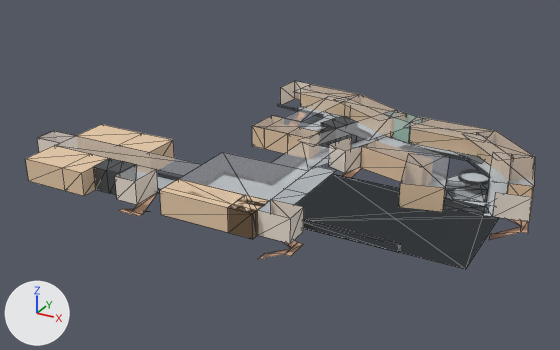
The glTF model floors/10F.glb, before and after one commit.
Camera for both pictures: a 50 mm camera at (20.3, -70.5, 39.3) aimed at (-25.1, 12.2, -2.0). Every picture has the same lights, and +X, +Y and +Z are marked at lower left. The picture after the commit comes second. Mesh edges are drawn as thin lines on the coarser meshes. Where no turn or scale is listed for an object, it has been applied to the vertices. Vertices at exactly the same position are counted once.

Objects in the first picture: 'Cube.002', '立方體.010', '立方體.051', '立方體.096', '立方體.121', '立方體.147', '立方體.175', '立方體.177', '立方體.181', '立方體.186', '立方體.187', '立方體.191' and 61 more.
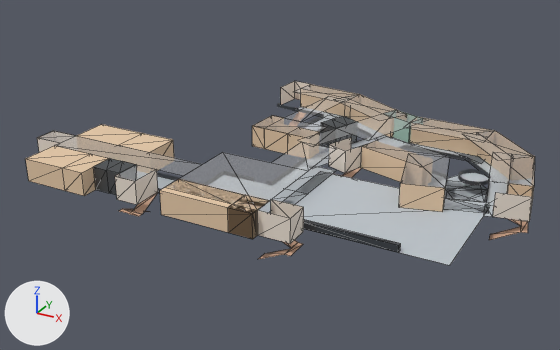
What changed in the scene script:
```text
Change me_cube_001:
    used by ob_cube_002; location = (-8.1, 4.12, 0.0); scale = (12.4, 7.5, 0.0)
    remove me_cube_001.from_pydata(...)  # 14 vertices, 24 faces; spans x -0.74..1.0, y -1.0..1.0, z -1.0..1.0
    add me_cube_001.from_pydata(...)  # 4 vertices, 2 faces; spans x -1.0..1.0, y -1.0..1.0, z 0.0
    me_cube_001 part 1: the whole mesh is rebuilt
Change ob_cube_002:
    ob_cube_002.scale: (12.4, 7.5, 0.0) -> (10.8, 7.5, 1.0)
```

What differs and where, as boxes (x1, y1, x2, y2) in the pictures (560 x 350 px):
'Cube.002', reshaped, rescaled: before (295, 174, 499, 269); after (283, 172, 489, 265)
